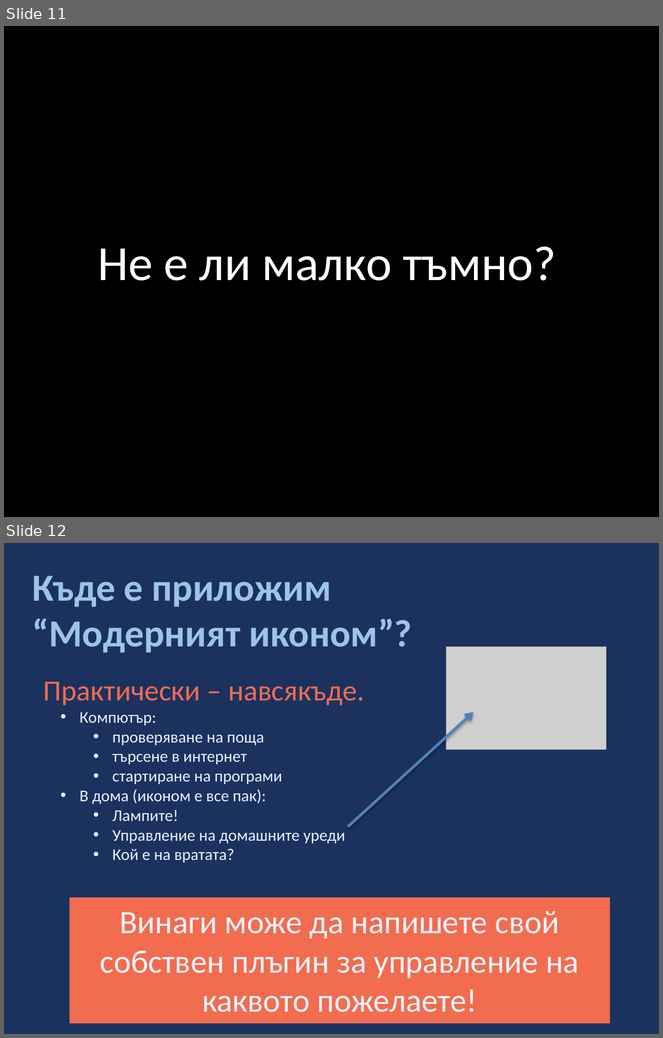
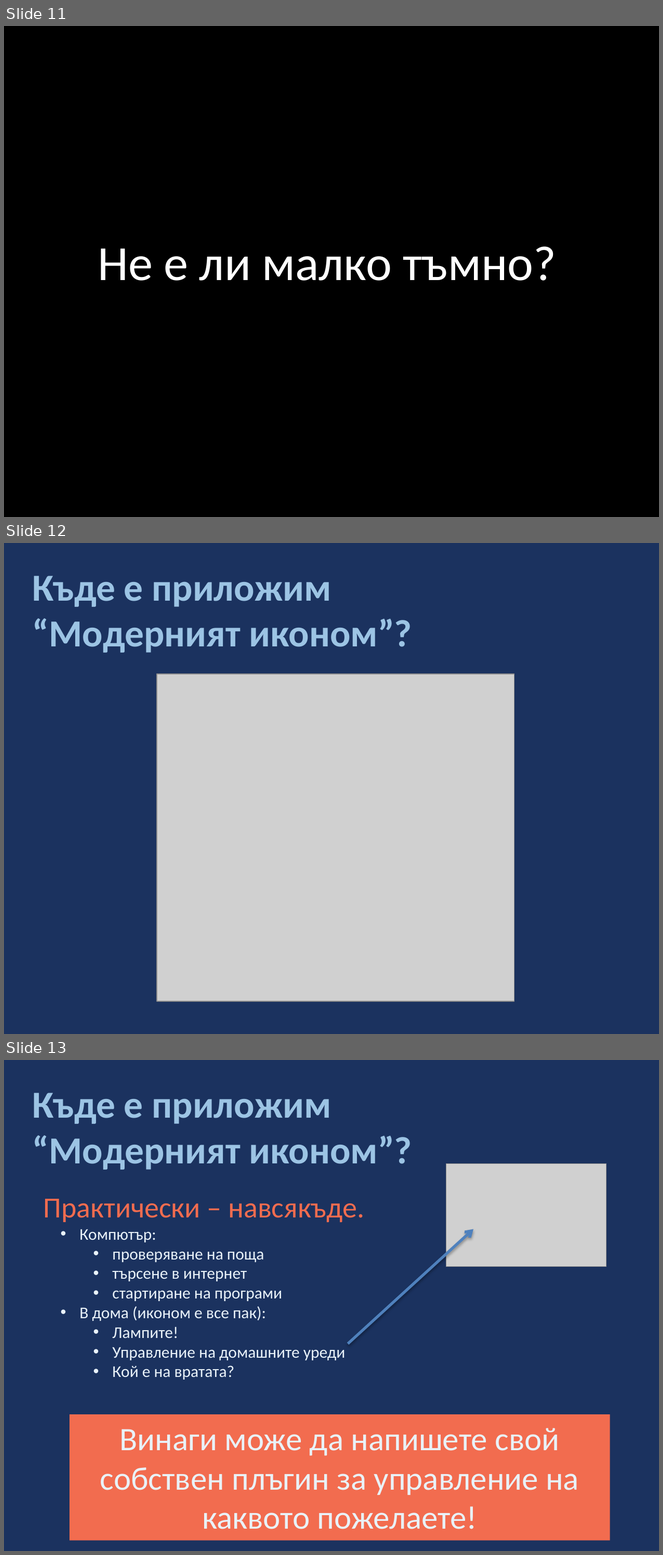
Before and after one commit to ModernSteward/ModernSteward, a slide deck: Presentation/Presentation new style.pptx. Shown one above the other, each under a label of ours: slides 11 and 12 before the commit, slides 11, 12 and 13 after it. The pictures are 663x1038 and 663x1555 pixels, drawn with LibreOffice and Linux fonts; fonts in the diff are those of the drawing; grey boxes stand for pictures. Boxes give left, top, right and bottom in pixels: in the first picture for what was removed or moved away, otherwise in the second. Text is boxed around its words. In the diff, an @@ line names an element or a change of style, - is before the commit and + after.

```diff
--- a/Presentation/Presentation new style.pptx
+++ b/Presentation/Presentation new style.pptx
@@ slide 12 added at bbox=[4, 543, 659, 1034], background #1B325F @@
@@ text added at bbox=[33, 576, 412, 653], 42 pt, text #9CC4E4, bold @@
+Къде е приложим
+“Модерният иконом”?
@@ picture added at bbox=[157, 674, 515, 1002] @@
@@ what was slide 12 is now slide 13 @@
```
Also in this commit, not shown: 3 slides changed, 31 other files.
